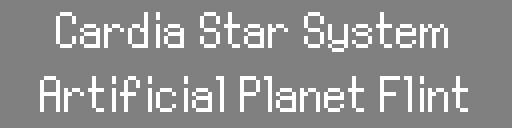
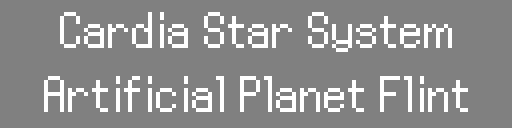
Two versions of the same layered image (512x128). Layer-by-layer changes:
added layer "render2.png #2" above "render1.png #2" over [44, 76, 460, 112]
added layer "render1.png #2" above "render2.png #1" over [60, 12, 452, 52]
hid "render2.png #1" over [40, 76, 460, 112]
hid "render1.png #1" over [56, 12, 448, 52]
